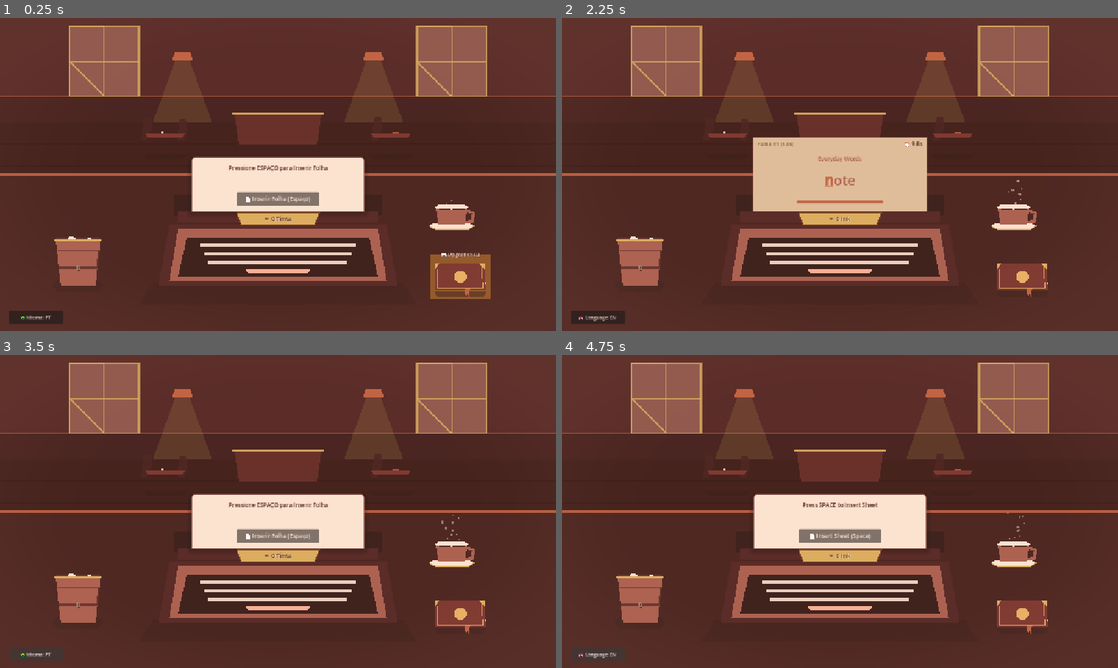
Above: before the commit, frames 1-4 (two rows, left to right).
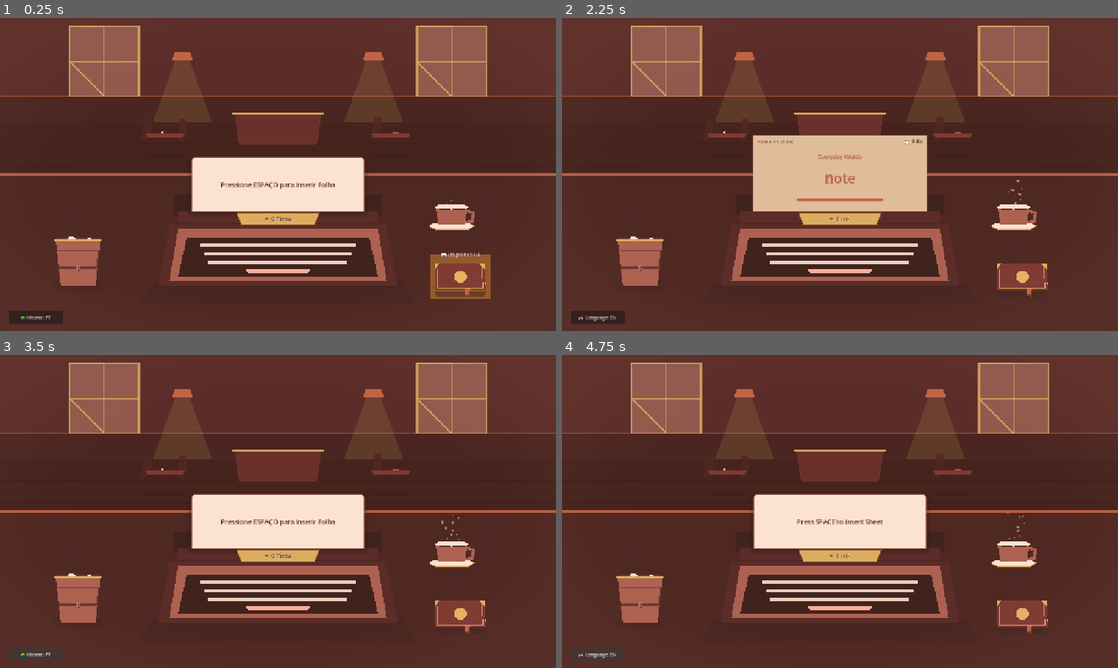
Above: after the commit, the same moments.

Repository: salleF/TypeClicker
Game: Godot game, scene res://scenes/Main.tscn
The game is run twice, just before and just after one commit, with the same random seed, the same clock (stepped at 60 frames per second) and the same inputs.
Inputs (mouse positions are in pixels of both pictures, inside the frame that each line leads up to):
- Up to frame 1 (0.25 s): no input
- Up to frame 2 (2.25 s): click (840, 199) at 0.5 s, where only the run before the commit has a clickable "📄 Inserir Folha (Espaço)"; click "🇧🇷 Idioma: PT" at 1.25 s; click (840, 199) at 2 s, where only the run before the commit has a clickable "📄 Insert Sheet (Space)"
- Up to frame 3 (3.5 s): click "🇺🇸 Language: EN" at 2.75 s
- Up to frame 4 (4.75 s): click (840, 536) at 3.5 s, where only the run before the commit has a clickable "📄 Inserir Folha (Espaço)"; click "🇧🇷 Idioma: PT" at 4.25 s

The runs differ from the first frame. In frame 1, 1.1% of the frame differs, in the area x 39-61%, y 46-60%; in frame 2, 0.8%; in frame 3, 1.1%; in frame 4, 1.0%.

Commit message:
feat: Remove insert sheet button and center instruction text on typewriter paper
Co-Authored-By: Claude Code <noreply@anthropic.com>

Diff:
--- a/scenes/Typewriter.tscn
+++ b/scenes/Typewriter.tscn
@@ -200,33 +200,18 @@
 
 [node name="PromptLabel" type="Label" parent="PromptInsertPanel"]
 layout_mode = 1
-anchors_preset = 10
+anchors_preset = 15
 anchor_right = 1.0
-offset_left = 12.0
-offset_top = 16.0
-offset_right = -12.0
-offset_bottom = 56.0
+anchor_bottom = 1.0
+offset_left = 16.0
+offset_top = 10.0
+offset_right = -16.0
+offset_bottom = -10.0
 grow_horizontal = 2
+grow_vertical = 2
 theme_override_colors/font_color = Color(0.29, 0.12, 0.11, 1)
-theme_override_font_sizes/font_size = 13
+theme_override_font_sizes/font_size = 15
 text = "Pressione ESPAÇO para Inserir Folha"
 horizontal_alignment = 1
+vertical_alignment = 1
 autowrap_mode = 2
-
-[node name="InsertButton" type="Button" parent="PromptInsertPanel"]
-layout_mode = 1
-anchors_preset = 7
-anchor_left = 0.5
-anchor_top = 1.0
-anchor_right = 0.5
-anchor_bottom = 1.0
-offset_left = -95.0
-offset_top = -46.0
-offset_right = 95.0
-offset_bottom = -14.0
-grow_horizontal = 2
-grow_vertical = 0
-focus_mode = 0
-theme_override_colors/font_color = Color(0.99, 0.91, 0.84, 1)
-theme_override_font_sizes/font_size = 13
-text = "📄 Inserir Folha (Espaço)"
--- a/scripts/Typewriter.gd
+++ b/scripts/Typewriter.gd
@@ -21,7 +21,6 @@
 @onready var writing_timer_label: Label = $PaperSheet/WritingTimerLabel
 @onready var prompt_panel: Panel = $PromptInsertPanel
 @onready var prompt_label: Label = $PromptInsertPanel/PromptLabel
-@onready var prompt_button: Button = $PromptInsertPanel/InsertButton
 @onready var hammer_strike: Polygon2D = $HammerStrike
 
 # Diegetic Brass Odometer Plate
@@ -45,14 +44,17 @@
 	if not trash_bin_path.is_empty():
 		trash_bin_node = get_node_or_null(trash_bin_path)
 
-	prompt_button.focus_mode = Control.FOCUS_NONE
-	prompt_button.pressed.connect(insert_new_sheet)
+	prompt_panel.gui_input.connect(_on_prompt_panel_gui_input)
 	GameManager.points_updated.connect(_on_points_updated)
 	GameManager.coffee_buff_started.connect(_on_coffee_buff_started)
 	GameManager.coffee_buff_ended.connect(_on_coffee_buff_ended)
 
 	_update_brass_plate()
 	_set_idle_state()
+
+func _on_prompt_panel_gui_input(event: InputEvent) -> void:
+	if not is_active and event is InputEventMouseButton and event.pressed and event.button_index == MOUSE_BUTTON_LEFT:
+		insert_new_sheet()
 
 func _process(delta: float) -> void:
 	if is_active:
@@ -228,7 +230,6 @@
 	prompt_panel.visible = true
 	paper_node.visible = false
 	prompt_label.text = "Pressione ESPAÇO para Inserir Folha" if GameManager.language == "pt" else "Press SPACE to Insert Sheet"
-	prompt_button.text = "📄 Inserir Folha (Espaço)" if GameManager.language == "pt" else "📄 Insert Sheet (Space)"
 	_update_brass_plate()
 
 func _update_sheet_header() -> void:
